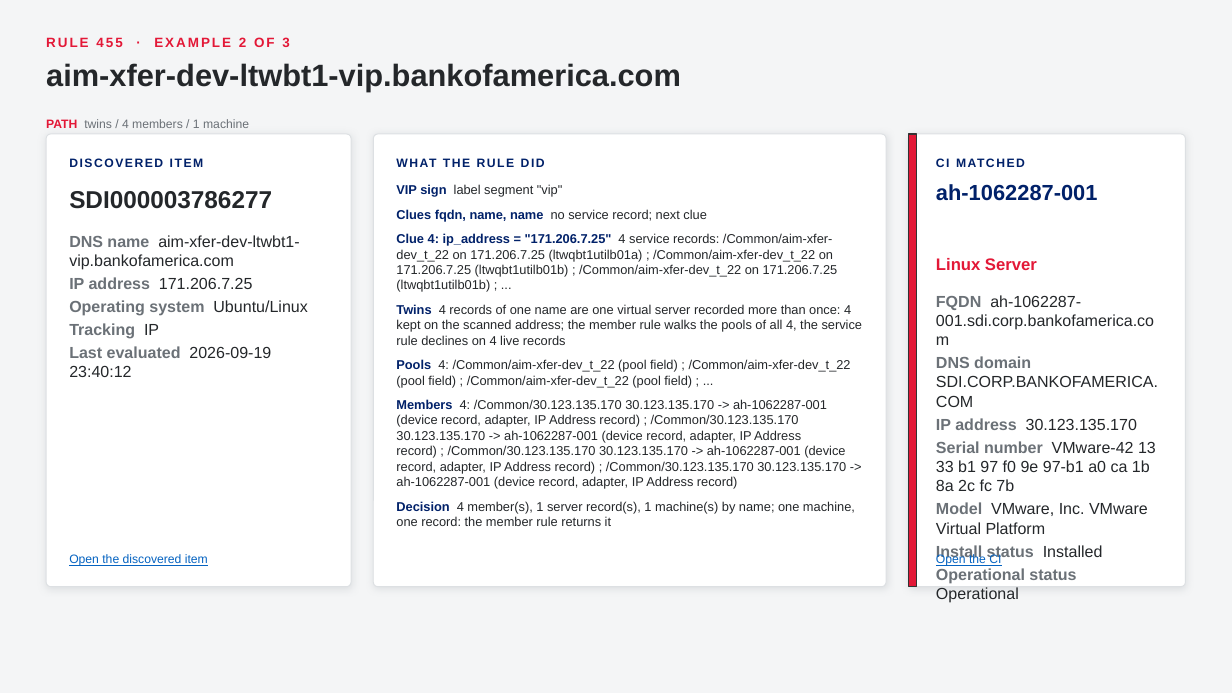
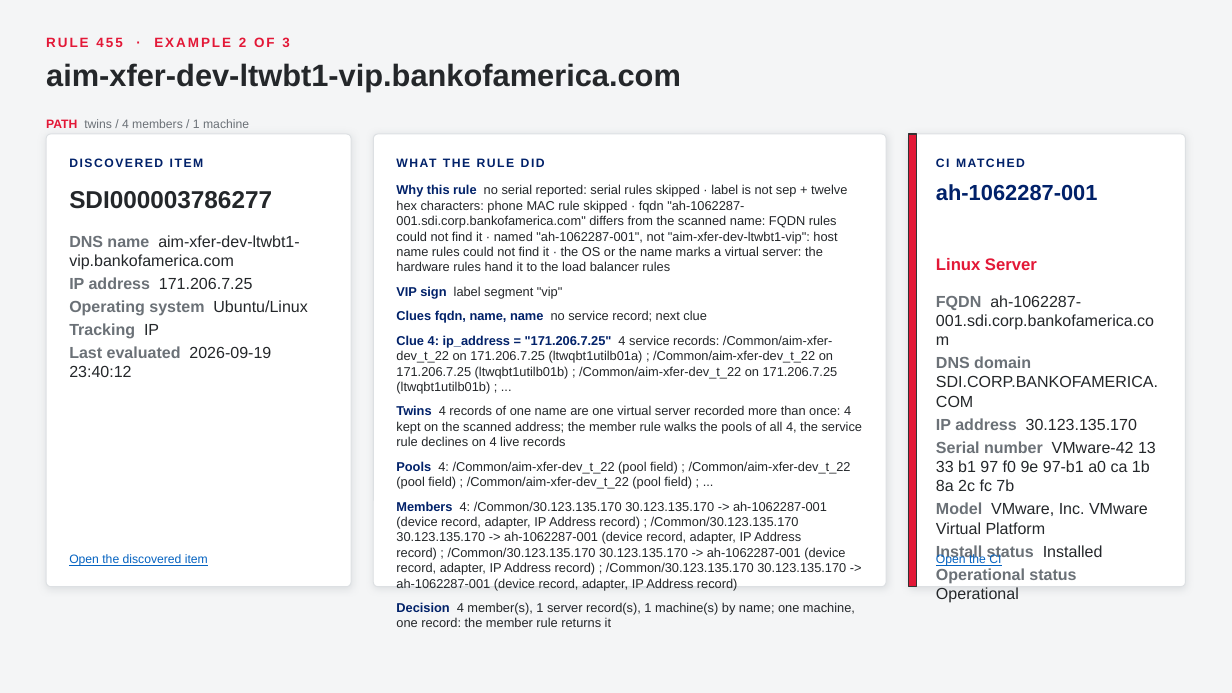
Before and after one commit to singhmihir/py, a slide deck: slide 61 of stories/qualys-ci-lookup-rules/Qualys CI Lookup Rules - CMDB Team Demo.pptx (slide 63 before the commit). Drawn at 1232x693 pixels with LibreOffice and Linux fonts; fonts in the diff are those of the drawing. Boxes give left, top, right and bottom in pixels: in the first picture for what was removed or moved away, otherwise in the second. Text is boxed around its words. In the diff, an @@ line names an element or a change of style, - is before the commit and + after.

```diff
--- a/stories/qualys-ci-lookup-rules/Qualys CI Lookup Rules - CMDB Team Demo.pptx
+++ b/stories/qualys-ci-lookup-rules/Qualys CI Lookup Rules - CMDB Team Demo.pptx
@@ text at [396,184,847,271]: paragraph added @@
+1. Why this rule no serial reported: serial rules skipped · label is not sep + twelve hex characters: phone MAC rule skipped · fqdn "ah-1062287-001.sdi.corp.bankofamerica.com" differs from the scanned name: FQDN rules could not find it · named "ah-1062287-001", not "aim-xfer-dev-ltwbt1-vip": host name rules could not find it · the OS or the name marks a virtual server: the hardware rules hand it to the load balancer rules
```
Also in this commit, not shown: 54 other slides changed, 1 slide added, 8 slides removed, 5 other files.
